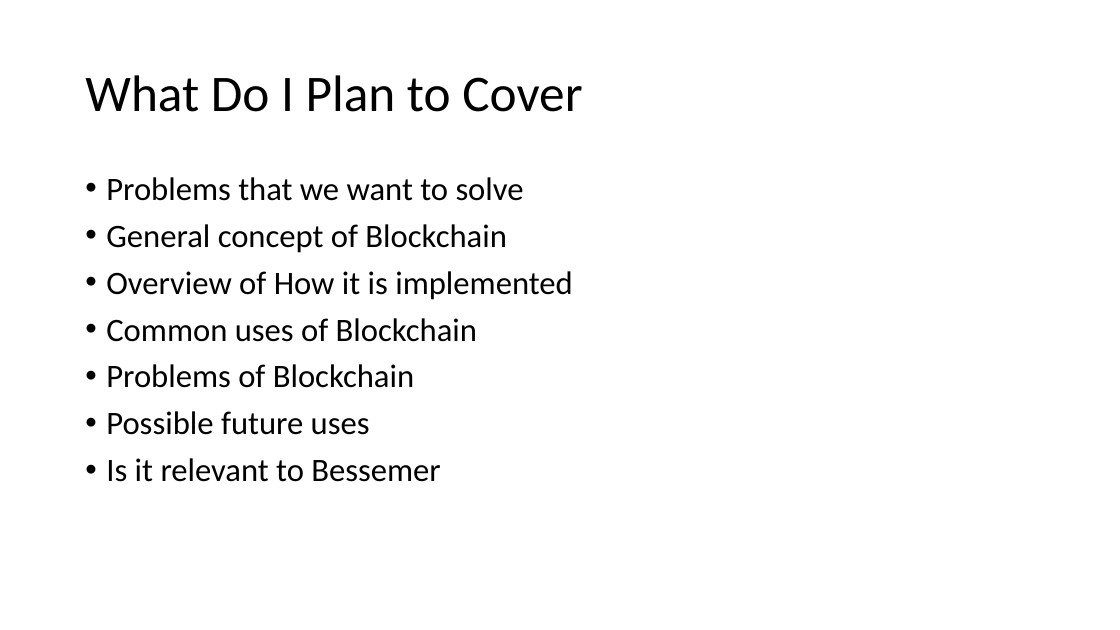
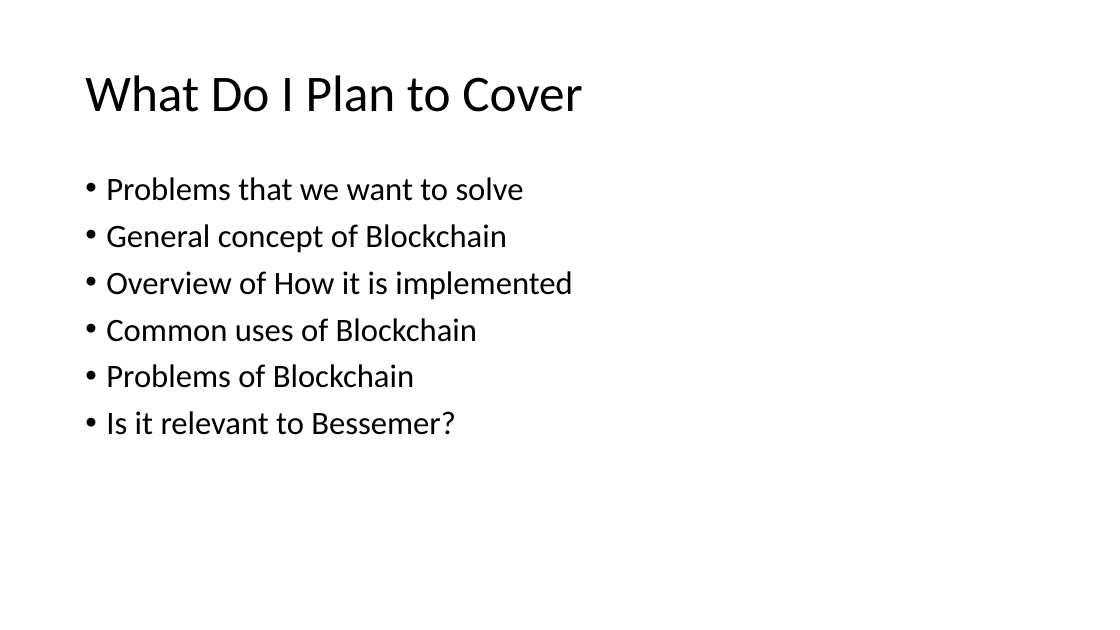
Before and after one commit to ParasDalal/TechNotes, a slide deck: slide 2 of The Future of Blockchain.pptx. Drawn at 1120x630 pixels with LibreOffice and Linux fonts; fonts in the diff are those of the drawing. Boxes give left, top, right and bottom in pixels: in the first picture for what was removed or moved away, otherwise in the second. Text is boxed around its words. In the diff, an @@ line names an element or a change of style, - is before the commit and + after.

```diff
--- a/The Future of Blockchain.pptx
+++ b/The Future of Blockchain.pptx
@@ text at box(106, 411, 456, 435): text changed @@
-• Possible future uses
-• Is it relevant to Bessemer
+• Is it relevant to Bessemer?
```
Also in this commit, not shown: 6 other slides changed, 2 slides removed, 4 other files.
